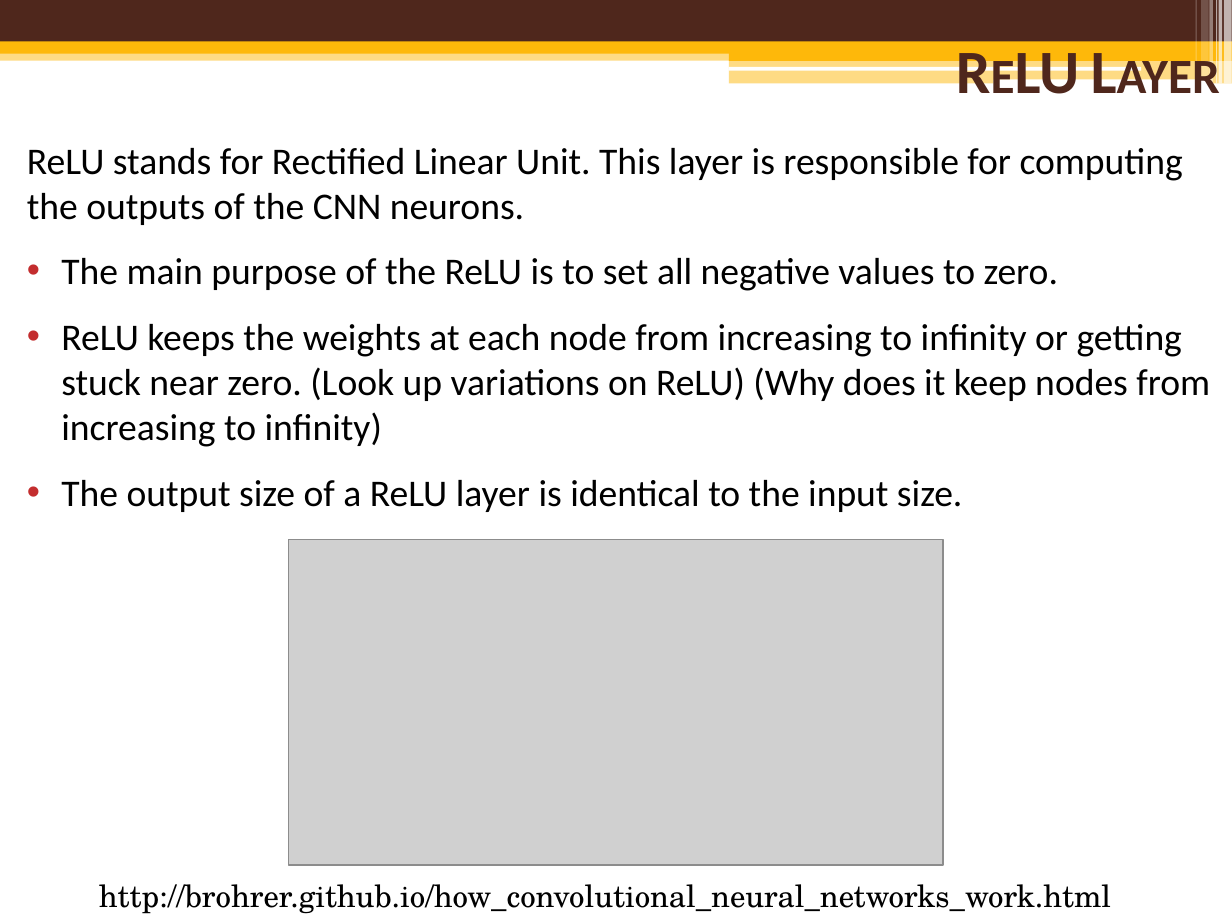
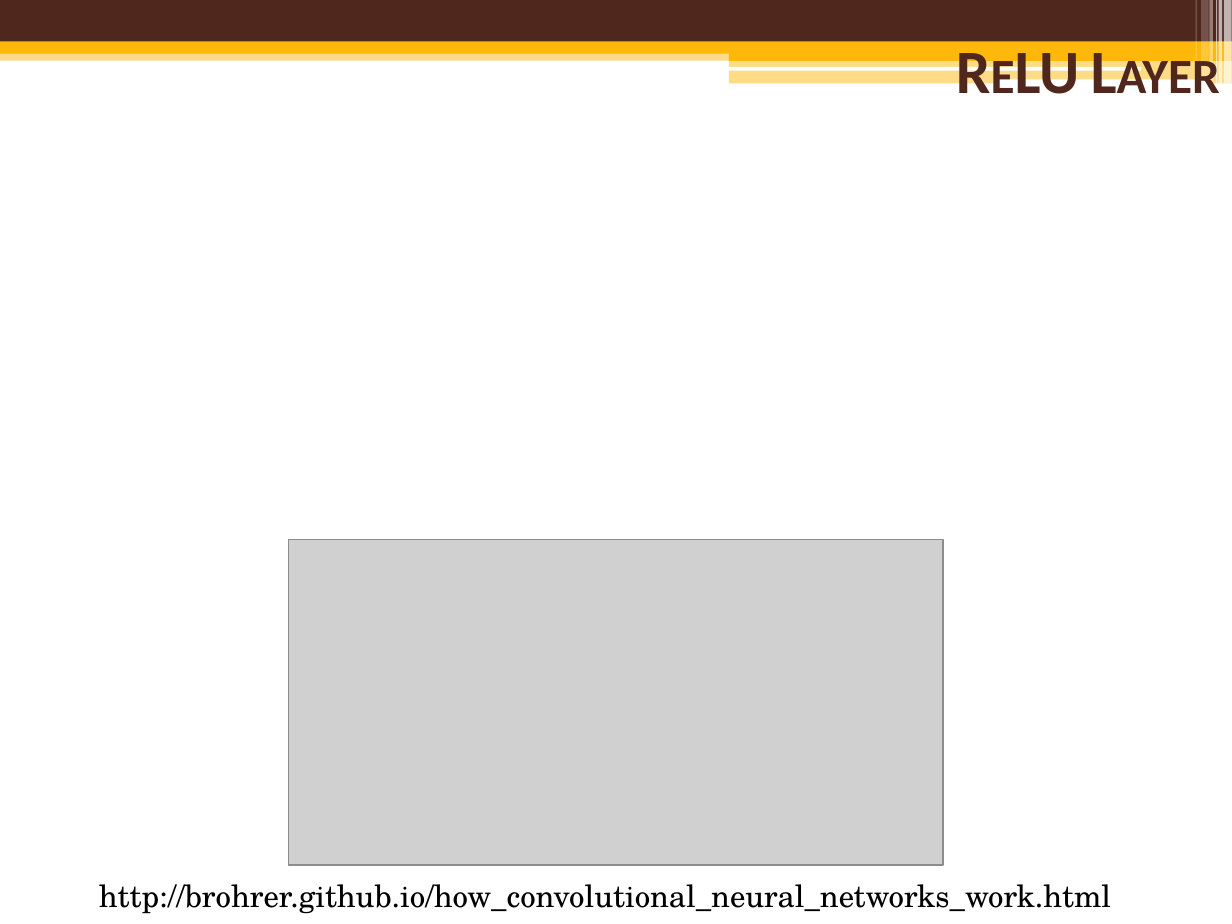
Before and after one commit to mcguires5/MachineLearning1, a slide deck: slide 13 of ConvolutionNeuralNetwork.pptx. Drawn at 1232x924 pixels with LibreOffice and Linux fonts; fonts in the diff are those of the drawing; grey boxes stand for pictures; background and template pictures are left out. Boxes give left, top, right and bottom in pixels: in the first picture for what was removed or moved away, otherwise in the second. Text is boxed around its words. In the diff, an @@ line names an element or a change of style, - is before the commit and + after.

Commit message:
Adding CNN ppt and PCA and GMM

```diff
--- a/ConvolutionNeuralNetwork.pptx
+++ b/ConvolutionNeuralNetwork.pptx
@@ text removed at bbox=[27, 148, 1210, 512] @@
-ReLU stands for Rectified Linear Unit. This layer is responsible for computing the outputs of the CNN neurons.
-• The main purpose of the ReLU is to set all negative values to zero.
-• ReLU keeps the weights at each node from increasing to infinity or getting stuck near zero. (Look up variations on ReLU) (Why does it keep nodes from increasing to infinity)
-• The output size of a ReLU layer is identical to the input size.
```
Also in this commit, not shown: 3 other files.
